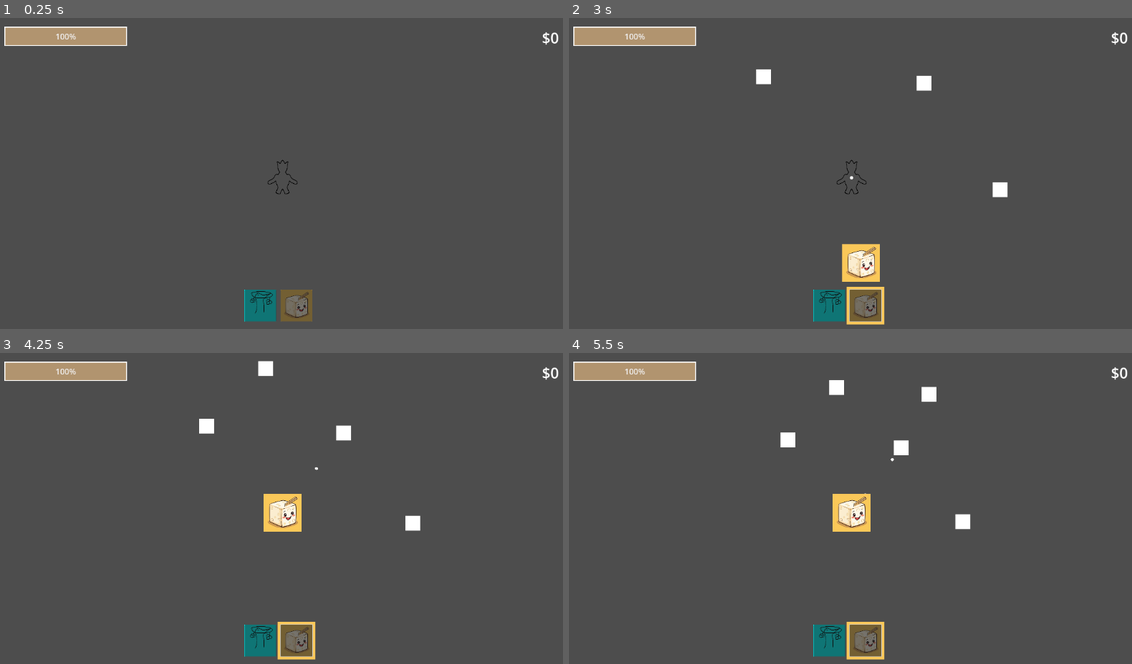
Above: before the commit, frames 1-4 (two rows, left to right).
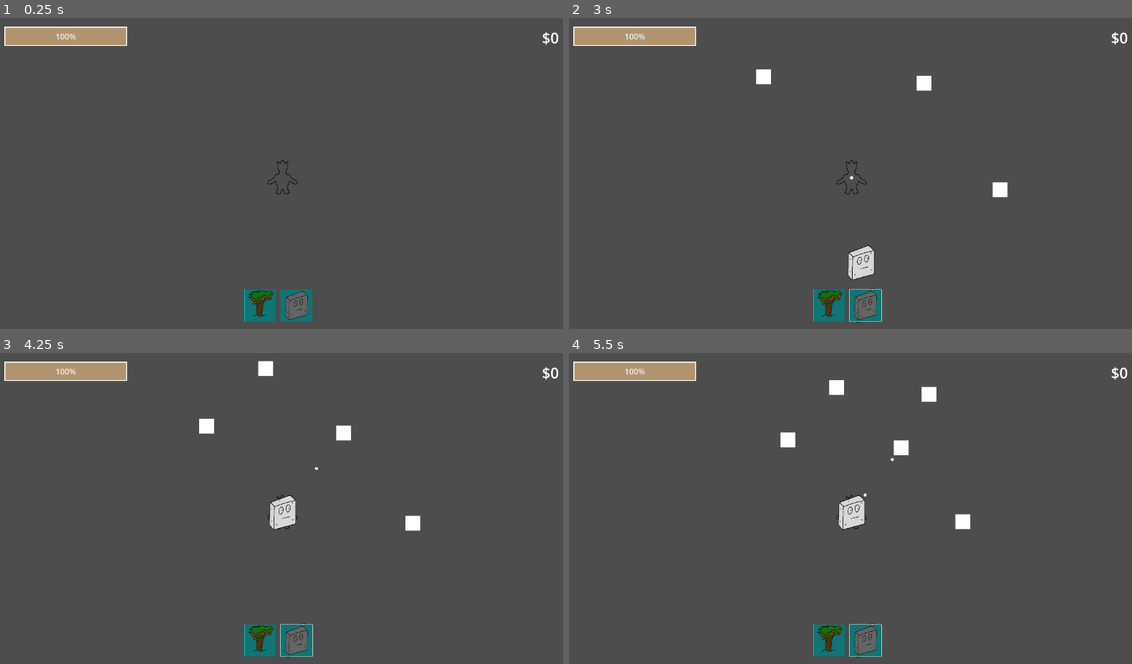
Above: after the commit, the same moments.

Repository: kore4n/wieze
Game: Godot game, scene res://main/universes/Main.tscn
The game is run twice, just before and just after one commit, with the same random seed, the same clock (stepped at 60 frames per second) and the same inputs.
Inputs (mouse positions are in pixels of both pictures, inside the frame that each line leads up to):
- Up to frame 1 (0.25 s): no input
- Up to frame 2 (3 s): click (867, 304) at 0.52 s; click (867, 304) at 1.27 s; click (867, 304) at 2.02 s; drag from (867, 304) to (850, 176) at 2.77 s
- Up to frame 3 (4.25 s): drag from (281, 511) to (349, 424) at 3.52 s
- Up to frame 4 (5.5 s): move the mouse to (906, 443) at 4.27 s; click (906, 443) at 4.42 s; drag from (822, 576) to (906, 443) at 5.02 s

The runs differ from the first frame. In frame 1, 0.6% of the frame differs, in the area x 44-56%, y 87-98%; in frame 2, 1.7%; in frame 3, 1.7%, in the area x 44-57%, y 45-99%; in frame 4, 1.7%.

Commit message:
add tofu and orchard sprites

Diff:
--- a/main/main_camera/main_camera.gd
+++ b/main/main_camera/main_camera.gd
@@ -7,7 +7,7 @@
 
 @onready var target_zoom: float = zoom.x
 
-func _unhandled_input(event: InputEvent) -> void:
+func _input(event: InputEvent) -> void:
 	if event is InputEventMouseButton:
 		if event.is_pressed():
 			if (event.button_index == MOUSE_BUTTON_WHEEL_UP):
--- a/main/towers/base_tower/Tower.tscn
+++ b/main/towers/base_tower/Tower.tscn
@@ -2,14 +2,14 @@
 
 [ext_resource type="Script" uid="uid://bwp86sfib2px1" path="res://main/towers/base_tower/tower.gd" id="1_1aihh"]
 [ext_resource type="PackedScene" uid="uid://gbhvilbri8c" path="res://main/components/health_component.tscn" id="2_ihehm"]
-[ext_resource type="Script" uid="uid://bko0gmbh4houb" path="res://main/towers/base_tower/tower_hurtbox.gd" id="3_n6o4s"]
-[ext_resource type="Script" uid="uid://da8m5tsrkacck" path="res://main/selectable_area_component.gd" id="4_10rwh"]
+[ext_resource type="Script" path="res://main/towers/base_tower/tower_hurtbox.gd" id="3_n6o4s"]
+[ext_resource type="Script" path="res://main/selectable_area_component.gd" id="4_10rwh"]
 
 [node name="Tower" type="Node2D"]
 y_sort_enabled = true
 script = ExtResource("1_1aihh")
 
-[node name="Sprite2D" type="Sprite2D" parent="."]
+[node name="AnimatedSprite2D" type="AnimatedSprite2D" parent="."]
 
 [node name="PlaceableArea" type="Area2D" parent="."]
 collision_layer = 4
--- a/main/towers/base_tower/tower.gd
+++ b/main/towers/base_tower/tower.gd
@@ -6,7 +6,7 @@
 @onready var health_component: HealthComponent = $HealthComponent
 @onready var tower_hurtbox: TowerHurtbox = $TowerHurtbox
 @onready var placeable_area: Area2D = $PlaceableArea
-@onready var tower_sprite: Sprite2D = $Sprite2D
+@onready var tower_sprite: AnimatedSprite2D = $AnimatedSprite2D
 @onready var selectable_area_component: SelectableAreaComponent = $SelectableAreaComponent
 
 func _ready():
--- a/main/towers/coin_generator/CoinTowerPrefab.tscn
+++ b/main/towers/coin_generator/CoinTowerPrefab.tscn
@@ -1,8 +1,23 @@
-[gd_scene load_steps=8 format=3 uid="uid://da4tepb2pqif3"]
+[gd_scene load_steps=10 format=3 uid="uid://da4tepb2pqif3"]
 
 [ext_resource type="PackedScene" uid="uid://dhe5a4tg1kf1y" path="res://main/towers/base_tower/Tower.tscn" id="1_doaen"]
-[ext_resource type="Texture2D" uid="uid://tuhd6tlx540t" path="res://main/towers/coin_generator/Fruit_tree.png" id="2_y8of5"]
+[ext_resource type="Texture2D" uid="uid://cai6rqcbbja7k" path="res://main/towers/coin_generator/Orchard_1.png" id="2_tk45d"]
 [ext_resource type="Script" uid="uid://xgde7fouc35r" path="res://main/towers/coin_generator/money_generator.gd" id="3_8jb18"]
+[ext_resource type="Texture2D" uid="uid://dctn6sabo1iot" path="res://main/towers/coin_generator/Orchard_2.png" id="3_ey2sw"]
+
+[sub_resource type="SpriteFrames" id="SpriteFrames_tk45d"]
+animations = [{
+"frames": [{
+"duration": 1.0,
+"texture": ExtResource("2_tk45d")
+}, {
+"duration": 1.0,
+"texture": ExtResource("3_ey2sw")
+}],
+"loop": true,
+"name": &"default",
+"speed": 5.0
+}]
 
 [sub_resource type="RectangleShape2D" id="RectangleShape2D_8jb18"]
 size = Vector2(200, 100)
@@ -18,8 +33,8 @@
 
 [node name="CoinTowerPrefab" instance=ExtResource("1_doaen")]
 
-[node name="Sprite2D" parent="." index="0"]
-texture = ExtResource("2_y8of5")
+[node name="AnimatedSprite2D" parent="." index="0"]
+sprite_frames = SubResource("SpriteFrames_tk45d")
 
 [node name="CollisionShape2D" type="CollisionShape2D" parent="PlaceableArea" index="0"]
 position = Vector2(0, 78)
--- a/main/towers/coin_generator/SelectCoinGenerateTower.tscn
+++ b/main/towers/coin_generator/SelectCoinGenerateTower.tscn
@@ -1,12 +1,12 @@
 [gd_scene load_steps=4 format=3 uid="uid://1palk8cgpmfc"]
 
 [ext_resource type="PackedScene" uid="uid://deqfopbxye3ty" path="res://main/tower_placement/tower_selection/SelectTowerIcon.tscn" id="1_jab6o"]
-[ext_resource type="Texture2D" uid="uid://tuhd6tlx540t" path="res://main/towers/coin_generator/Fruit_tree.png" id="2_l3y2w"]
 [ext_resource type="PackedScene" uid="uid://da4tepb2pqif3" path="res://main/towers/coin_generator/CoinTowerPrefab.tscn" id="2_t8fa5"]
+[ext_resource type="Texture2D" uid="uid://cai6rqcbbja7k" path="res://main/towers/coin_generator/Orchard_1.png" id="3_t8fa5"]
 
 [node name="SelectCoinGenerateTowerIcon" instance=ExtResource("1_jab6o")]
 tower_to_spawn_prefab = ExtResource("2_t8fa5")
 
 [node name="TextureRect" parent="Panel" index="0"]
-texture = ExtResource("2_l3y2w")
+texture = ExtResource("3_t8fa5")
 expand_mode = 1
--- a/main/towers/extra_firm_tofu/SelectTofuTower.tscn
+++ b/main/towers/extra_firm_tofu/SelectTofuTower.tscn
@@ -2,11 +2,11 @@
 
 [ext_resource type="PackedScene" uid="uid://deqfopbxye3ty" path="res://main/tower_placement/tower_selection/SelectTowerIcon.tscn" id="1_phybm"]
 [ext_resource type="PackedScene" uid="uid://csspx5fswc3xk" path="res://main/towers/extra_firm_tofu/TofuTower.tscn" id="2_i3gom"]
-[ext_resource type="Texture2D" uid="uid://bg74u6ysq2nqw" path="res://main/towers/extra_firm_tofu/tofu_block_256.jpg" id="2_wje4j"]
+[ext_resource type="Texture2D" uid="uid://cwdue5po4tbya" path="res://main/towers/extra_firm_tofu/Tofu_1.png" id="3_i3gom"]
 
 [node name="SelectTofuTowerIcon" instance=ExtResource("1_phybm")]
 tower_to_spawn_prefab = ExtResource("2_i3gom")
 
 [node name="TextureRect" parent="Panel" index="0"]
-texture = ExtResource("2_wje4j")
+texture = ExtResource("3_i3gom")
 expand_mode = 1
--- a/main/towers/extra_firm_tofu/TofuTower.tscn
+++ b/main/towers/extra_firm_tofu/TofuTower.tscn
@@ -1,7 +1,22 @@
-[gd_scene load_steps=6 format=3 uid="uid://csspx5fswc3xk"]
+[gd_scene load_steps=8 format=3 uid="uid://csspx5fswc3xk"]
 
 [ext_resource type="PackedScene" uid="uid://dhe5a4tg1kf1y" path="res://main/towers/base_tower/Tower.tscn" id="1_6n3og"]
-[ext_resource type="Texture2D" uid="uid://bg74u6ysq2nqw" path="res://main/towers/extra_firm_tofu/tofu_block_256.jpg" id="2_3sug8"]
+[ext_resource type="Texture2D" uid="uid://cwdue5po4tbya" path="res://main/towers/extra_firm_tofu/Tofu_1.png" id="2_3sug8"]
+[ext_resource type="Texture2D" uid="uid://c7o2nwvfe7qsw" path="res://main/towers/extra_firm_tofu/Tofu_2.png" id="3_as7ft"]
+
+[sub_resource type="SpriteFrames" id="SpriteFrames_oufja"]
+animations = [{
+"frames": [{
+"duration": 1.0,
+"texture": ExtResource("2_3sug8")
+}, {
+"duration": 1.0,
+"texture": ExtResource("3_as7ft")
+}],
+"loop": true,
+"name": &"default",
+"speed": 5.0
+}]
 
 [sub_resource type="RectangleShape2D" id="RectangleShape2D_oufja"]
 size = Vector2(200, 100)
@@ -14,8 +29,9 @@
 
 [node name="TofuTower" instance=ExtResource("1_6n3og")]
 
-[node name="Sprite2D" parent="." index="0"]
-texture = ExtResource("2_3sug8")
+[node name="AnimatedSprite2D" parent="." index="0"]
+sprite_frames = SubResource("SpriteFrames_oufja")
+frame_progress = 0.49288
 
 [node name="CollisionShape2D" type="CollisionShape2D" parent="PlaceableArea" index="0"]
 position = Vector2(0, 77)
Binary file added: main/towers/coin_generator/Orchard_1.png
Not shown, added: main/towers/coin_generator/Orchard_1.png.import
Binary file added: main/towers/coin_generator/Orchard_2.png
Not shown, added: main/towers/coin_generator/Orchard_2.png.import
Binary file added: main/towers/extra_firm_tofu/Tofu_1.png
Not shown, added: main/towers/extra_firm_tofu/Tofu_1.png.import
Binary file added: main/towers/extra_firm_tofu/Tofu_2.png
Not shown, added: main/towers/extra_firm_tofu/Tofu_2.png.import
